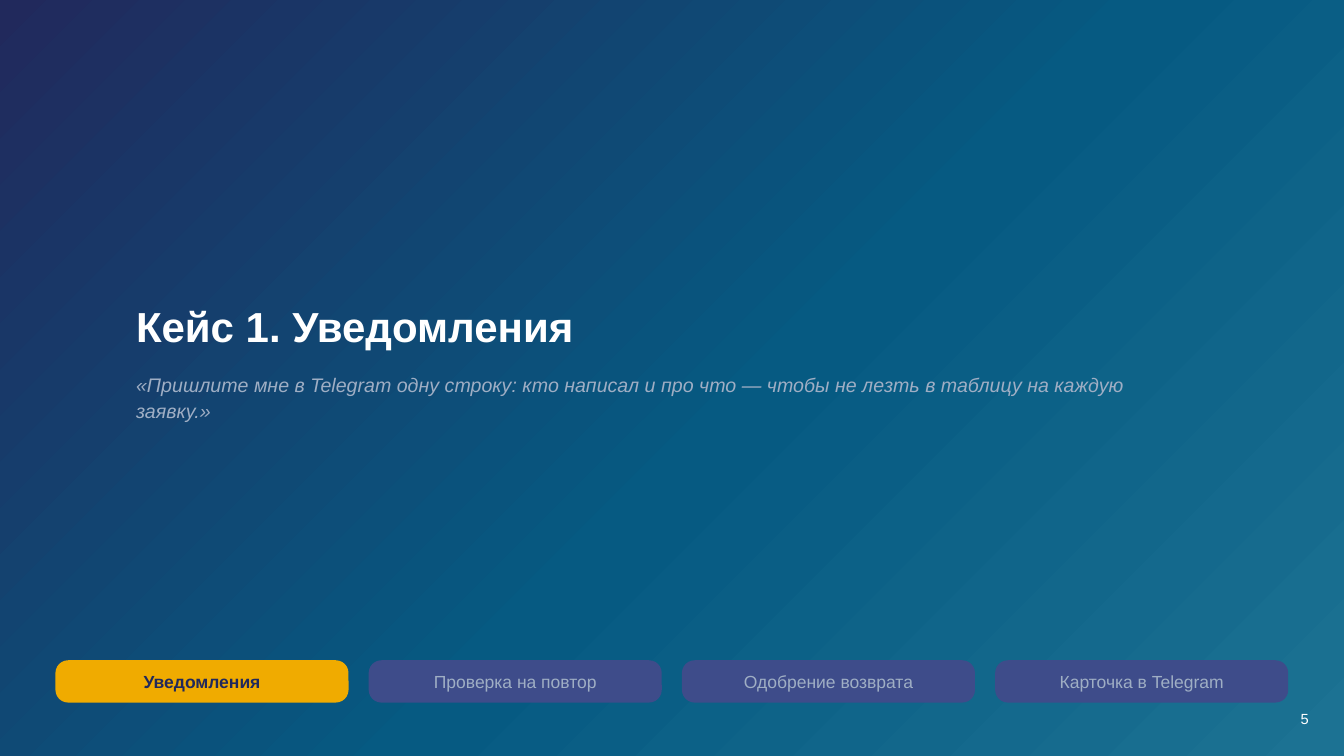
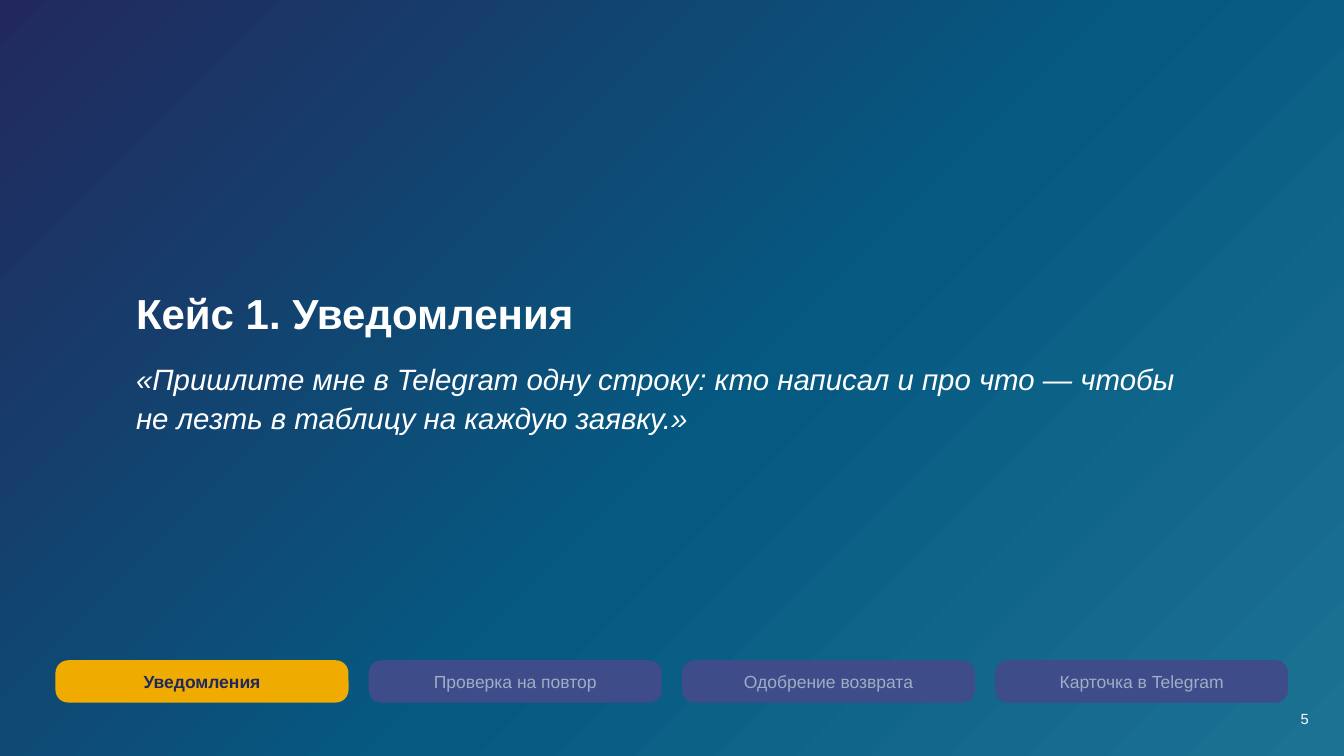
Before and after one commit to tellina-study/AI-usage-lessons, a slide deck: slide 5 of library/seminars/sem-08/rendered/sem-08.pptx. Drawn at 1344x756 pixels with LibreOffice and Linux fonts; fonts in the diff are those of the drawing. Boxes give left, top, right and bottom in pixels: in the first picture for what was removed or moved away, otherwise in the second. Text is boxed around its words. In the diff, an @@ line names an element or a change of style, - is before the commit and + after.

```diff
--- a/library/seminars/sem-08/rendered/sem-08.pptx
+++ b/library/seminars/sem-08/rendered/sem-08.pptx
@@ text "Кейс 1. Уведомления": place and size @@
-text "Кейс 1. Уведомления" at <box>136,310,573,351</box>
+text "Кейс 1. Уведомления" at <box>136,297,573,338</box>
@@ text "«Пришлите мне в Telegram одну ...": place and size @@
-text "«Пришлите мне в Telegram одну ..." at <box>136,378,1123,422</box>
+text "«Пришлите мне в Telegram одну ..." at <box>136,368,1174,434</box>
@@ text "«Пришлите мне в Telegram одну ..." at <box>136,368,1174,434</box>: size 14 to 21 pt, text colour #9FAEC4 to #FFFFFF; line spacing 18.2pt to 27.3pt @@
```
Also in this commit, not shown: 34 other slides changed, 1 slide added, 19 other files.
